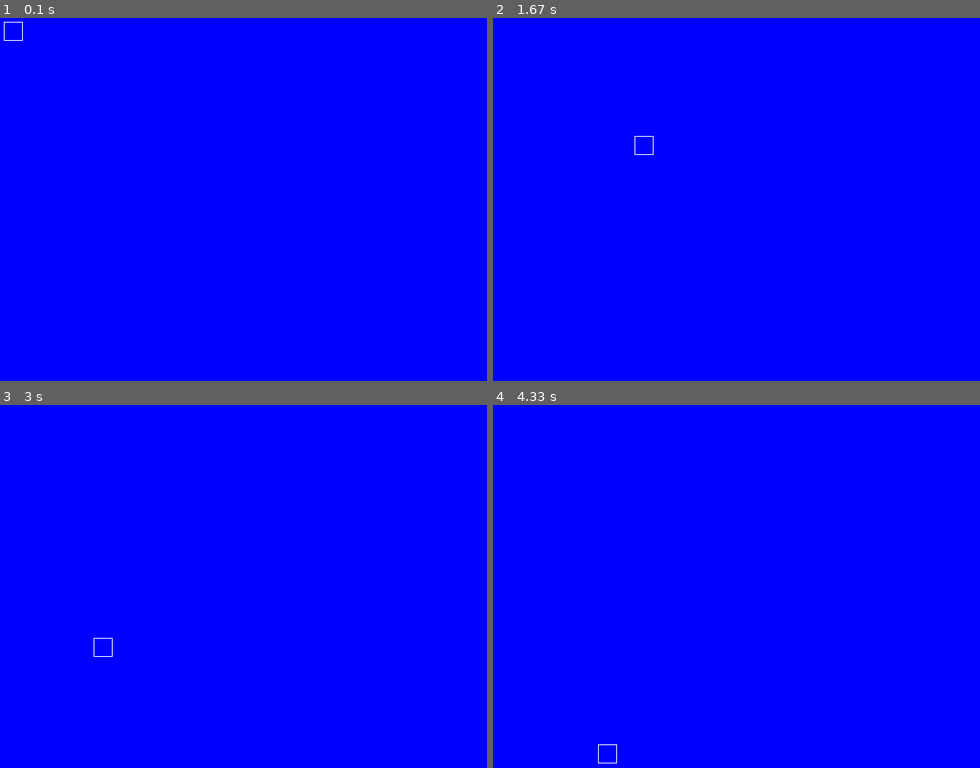
Above: before the commit, frames 1-4 (two rows, left to right).
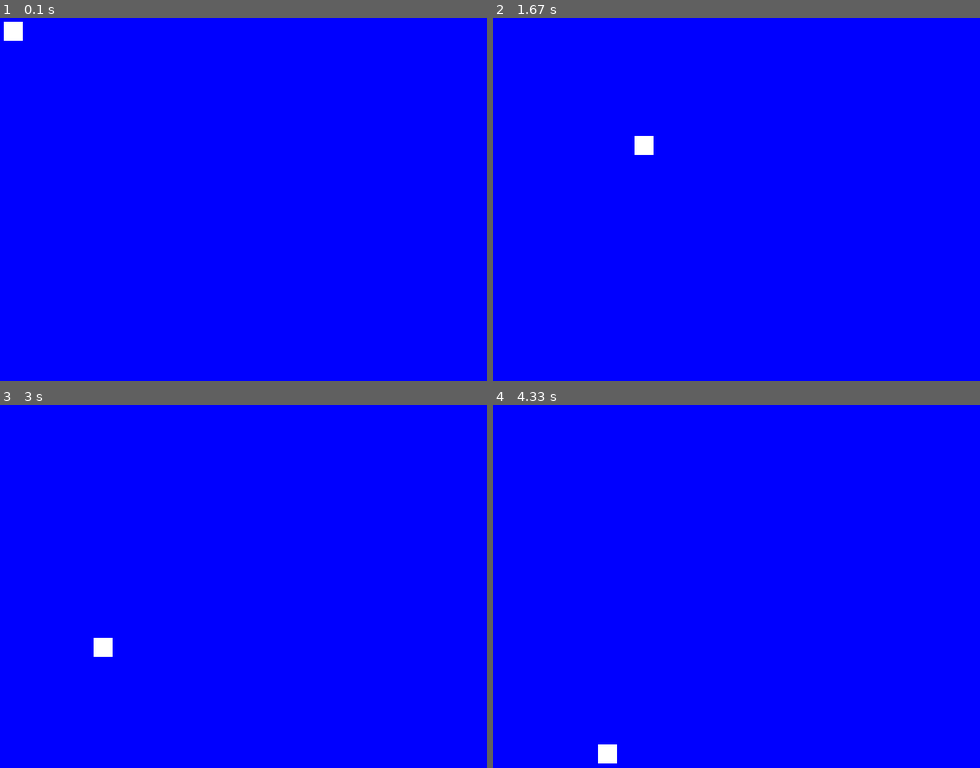
Above: after the commit, the same moments.

Repository: saegl5/myprojects
Game: pygame game, started from Codes/pygame_interaction_part_1.py
Two runs of this game, one before a commit and one after it. Both use one fixed random seed, a clock stepped at 60 frames per second and the inputs below.
Inputs (mouse positions are in pixels of both pictures, inside the frame that each line leads up to):
- Up to frame 1 (0.1 s): no input
- Up to frame 2 (1.67 s): click (760, 214) at 0.38 s; click (814, 301) at 0.72 s; click (955, 348) at 1.05 s; click (634, 134) at 1.38 s
- Up to frame 3 (3 s): click (267, 648) at 1.72 s; click (194, 517) at 2.05 s; click (452, 702) at 2.38 s; click (92, 637) at 2.72 s
- Up to frame 4 (4.33 s): click (605, 524) at 3.05 s; click (634, 669) at 3.38 s; click (950, 688) at 3.72 s; click (600, 746) at 4.05 s

The runs differ from the first frame. In frame 1, 0.2% of the frame differs, in the area x 0-5%, y 1-7%; in frame 2, 0.2%; in frame 3, 0.2%; in frame 4, 0.2%.

Commit message:
filled shape

Diff:
--- a/Codes/pygame-interaction-part-2/pygame_interaction_part_2.py
+++ b/Codes/pygame-interaction-part-2/pygame_interaction_part_2.py
@@ -20,7 +20,7 @@
 #     pygame.draw.rect(screen, COLOR, (x, y, W, H), width)
 def draw_rect(x, y, W, H):
     # Draw a rectangle
-    pygame.draw.rect(screen, WHITE, (x, y, W, H), width=1)
+    pygame.draw.rect(screen, WHITE, (x, y, W, H), width=0)
 # -------------
 
 while True: # keeps display open
@@ -31,6 +31,7 @@
         # --- Mouse events
         elif action.type == pygame.MOUSEBUTTONDOWN:
             click_sound.play()
+            # no issue with unintentional repeated mouse/trackpad clicks
         # ----------------
     # --- Game logic
     pos = pygame.mouse.get_pos() # position of mouse/trackpad, returns tuple (x, y), "pos" needs to be defined here because get_pos() must be kept updated
@@ -49,7 +50,7 @@
     # --------------
     screen.fill(BLUE) # clear the display
     # --- Drawing code
-    # pygame.draw.rect(screen, WHITE, (size[0]/2, size[1]/2, 25, 25), width=1)
+    # pygame.draw.rect(screen, WHITE, (size[0]/2, size[1]/2, 25, 25), width=0)
     # draw_rect(size[0]/2, size[1]/2, 25, 25) # call function and input parameters
     draw_rect(size[0]/2+x_offset, size[1]/2+y_offset, 25, 25) # call function, input parameters, and rely on mouse/trackpad
     # ----------------
--- a/Codes/pygame_interaction_part_1.py
+++ b/Codes/pygame_interaction_part_1.py
@@ -19,7 +19,7 @@
 #     pygame.draw.rect(screen, COLOR, (x, y, W, H), width)
 def draw_rect(x, y, W, H):
     # Draw a rectangle
-    pygame.draw.rect(screen, WHITE, (x, y, W, H), width=1)
+    pygame.draw.rect(screen, WHITE, (x, y, W, H), width=0)
 # -------------
 
 while True: # keeps display open
@@ -44,7 +44,7 @@
     # --------------
     screen.fill(BLUE) # clear the display
     # --- Drawing code
-    # pygame.draw.rect(screen, WHITE, (size[0]/2, size[1]/2, 25, 25), width=1)
+    # pygame.draw.rect(screen, WHITE, (size[0]/2, size[1]/2, 25, 25), width=0)
     # draw_rect(size[0]/2, size[1]/2, 25, 25) # call function and input parameters
     draw_rect(size[0]/2+x_offset, size[1]/2+y_offset, 25, 25) # call function, input parameters, and rely on mouse/trackpad
     # ----------------
--- a/Codes/pygame_interaction_part_3.py
+++ b/Codes/pygame_interaction_part_3.py
@@ -22,7 +22,7 @@
 #     pygame.draw.rect(screen, COLOR, (x, y, W, H), width)
 def draw_rect(x, y, W, H):
     # Draw a rectangle
-    pygame.draw.rect(screen, WHITE, (x, y, W, H), width=1)
+    pygame.draw.rect(screen, WHITE, (x, y, W, H), width=0)
 # -------------
 
 while True: # keeps display open
@@ -58,11 +58,9 @@
     # --------------
     screen.fill(BLUE) # clear the display
     # --- Drawing code
-    # pygame.draw.rect(screen, WHITE, (size[0]/2, size[1]/2, 25, 25), width=1)
+    # pygame.draw.rect(screen, WHITE, (size[0]/2, size[1]/2, 25, 25), width=0)
     # draw_rect(size[0]/2, size[1]/2, 25, 25) # call function and input parameters
-
     draw_rect(size[0]/2+x_offset, size[1]/2+y_offset, 25, 25) # call function, input parameters, and rely on keyboard
-
     # ----------------
     pygame.display.flip() # update the display
     clock.tick(60) # maximum 60 frames per second
